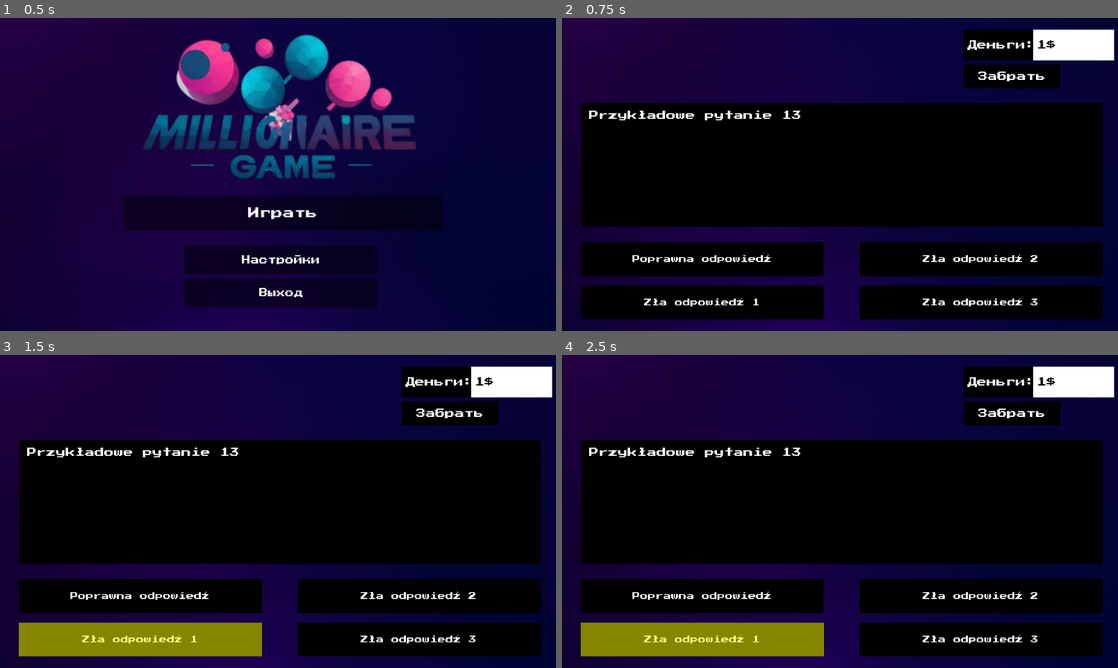
Above: before the commit, frames 1-4 (two rows, left to right).
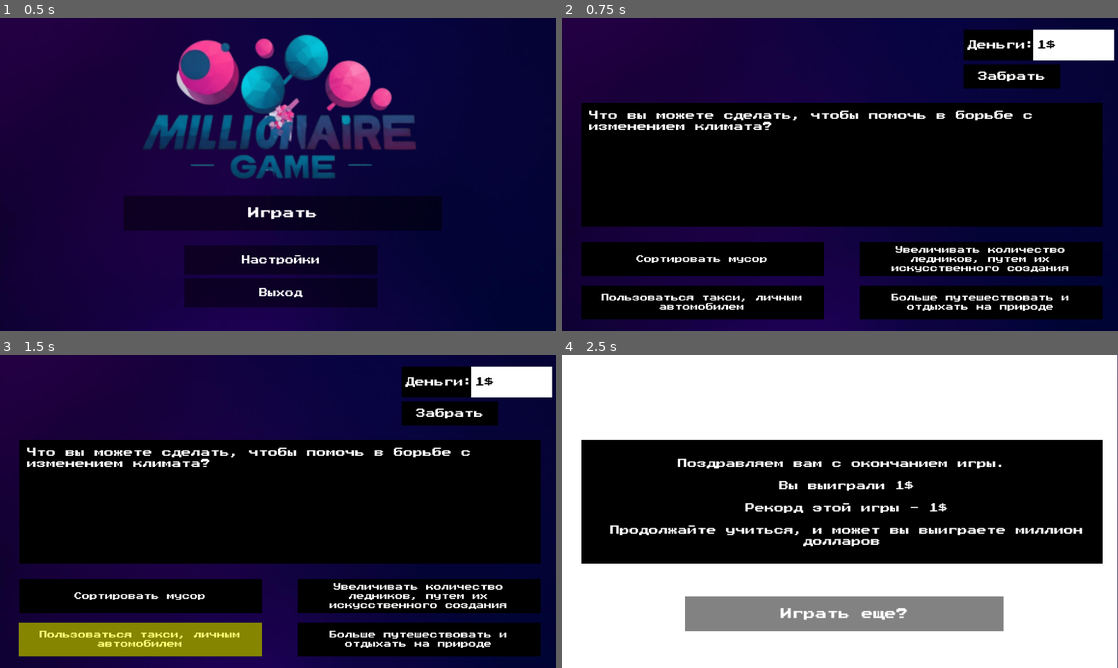
Above: after the commit, the same moments.

Repository: Tim00ff/wwtbam
Game: Godot game, scene res://game/start.tscn
Same seed, same stepped clock (60 frames per second), same inputs: the game is played once before the commit and once after it. The engine's default icon, where the game draws it, is replaced by a stand-in: a white triangle on a blue panel in a dark square. Sound files missing from this copy of the repository are replaced by a short silence.
Inputs:
- Up to frame 1 (0.5 s): no input
- Up to frame 2 (0.75 s): click "Играть" at 0.5 s
- Up to frame 3 (1.5 s): click "Zła odpowiedź 1" (after the commit: "Пользоваться такси, личным ав…") at 1.25 s
- Up to frame 4 (2.5 s): click "Забрать" at 2 s

Frame 1 is identical in both runs. In frame 2, 4.0% of the frame differs, in the area x 4-92%, y 29-94%; in frame 3, 4.0%; in frame 4, 64%, in the area x 0-100%, y 0-100%.

Commit message:
Добавил логику конца игры. Вопросы

Diff:
--- a/game/wwtbam.tscn
+++ b/game/wwtbam.tscn
@@ -12,8 +12,8 @@
 [ext_resource type="AudioStream" uid="uid://dy3gnncccb0qc" path="res://audio/khsm_q1-5-wrong.mp3" id="7_qbd1y"]
 [ext_resource type="Script" path="res://scripts/wwtbam/amount.gd" id="7_u7661"]
 [ext_resource type="AudioStream" uid="uid://d28oxupbvoee5" path="res://audio/khsm_q1-5-correct-o.mp3" id="8_4xnfv"]
-[ext_resource type="Texture2D" uid="uid://dca40k26ykqd6" path="res://icon.svg" id="12_drsow"]
 [ext_resource type="Texture2D" uid="uid://bpdvigeyf3o5c" path="res://fon.png" id="13_tfo2d"]
+[ext_resource type="Script" path="res://scripts/start/start.gd" id="14_7hduf"]
 
 [sub_resource type="Animation" id="Animation_1am8d"]
 length = 0.001
@@ -104,6 +104,8 @@
 
 [node name="Camera2D" type="Camera2D" parent="."]
 anchor_mode = 0
+position_smoothing_enabled = true
+position_smoothing_speed = 20.0
 script = ExtResource("2_rm4fw")
 
 [node name="sounds" type="Node" parent="."]
@@ -239,10 +241,6 @@
 vertical_alignment = 1
 autowrap_mode = 3
 metadata/_edit_lock_ = true
-
-[node name="Icon" type="Sprite2D" parent="Answers"]
-position = Vector2(-255, 945)
-texture = ExtResource("12_drsow")
 
 [node name="Question" type="Node2D" parent="."]
 
@@ -341,8 +339,69 @@
 polygon = PackedVector2Array(-1750.14, -257.533, -1750.14, 1470.08, 1615.51, 1480.81, 1624, -280)
 metadata/_edit_lock_ = true
 
+[node name="endgame" type="Node2D" parent="."]
+
+[node name="Temporary bg" type="Sprite2D" parent="endgame"]
+position = Vector2(-600, 324)
+scale = Vector2(115.2, 64.8)
+texture = ExtResource("6_s3mr8")
+metadata/_edit_lock_ = true
+
+[node name="start" type="TextureButton" parent="endgame"]
+self_modulate = Color(1, 1, 1, 0.490196)
+offset_left = -920.0
+offset_top = 500.0
+offset_right = -370.0
+offset_bottom = 560.0
+scale = Vector2(1.2, 1.2)
+size_flags_vertical = 3
+size_flags_stretch_ratio = 0.75
+action_mode = 0
+button_mask = 3
+texture_normal = ExtResource("4_hpwlj")
+texture_pressed = ExtResource("4_hpwlj")
+texture_hover = ExtResource("4_hpwlj")
+texture_disabled = ExtResource("4_hpwlj")
+texture_focused = ExtResource("4_hpwlj")
+stretch_mode = 0
+script = ExtResource("14_7hduf")
+
+[node name="Label" type="Label" parent="endgame/start"]
+layout_mode = 0
+offset_right = 550.0
+offset_bottom = 60.0
+theme_override_fonts/font = ExtResource("5_hhv0y")
+theme_override_font_sizes/font_size = 20
+text = "Играть еще?"
+horizontal_alignment = 1
+vertical_alignment = 1
+
+[node name="end_screen" type="Node2D" parent="endgame"]
+position = Vector2(-1175, 0)
+
+[node name="Question_sprite" type="Sprite2D" parent="endgame/end_screen"]
+position = Vector2(580, 304)
+scale = Vector2(108, 25.6)
+texture = ExtResource("4_hpwlj")
+
+[node name="end_label" type="Label" parent="endgame/end_screen"]
+offset_left = 56.0
+offset_top = 192.0
+offset_right = 1104.0
+offset_bottom = 419.0
+theme_override_fonts/font = ExtResource("5_hhv0y")
+theme_override_font_sizes/font_size = 20
+text = "Поздравляем вам с окончанием игры.
+
+Вы выиграли {} Денег"
+horizontal_alignment = 1
+vertical_alignment = 1
+autowrap_mode = 3
+
 [connection signal="finished" from="sounds/startup sound" to="sounds/background sound" method="_on_startup_sound_finished"]
 [connection signal="button_up" from="Answers/option1" to="." method="_on_option_1_button_up"]
 [connection signal="button_up" from="Answers/option2" to="." method="_on_option_2_button_up"]
 [connection signal="button_up" from="Answers/option3" to="." method="_on_option_3_button_up"]
 [connection signal="button_up" from="Answers/option4" to="." method="_on_option_4_button_up"]
+[connection signal="button_up" from="Money/take money" to="." method="_on_take_money_button_up"]
+[connection signal="button_up" from="endgame/start" to="endgame/start" method="_on_button_up"]
--- a/scripts/wwtbam/main_game.gd
+++ b/scripts/wwtbam/main_game.gd
@@ -2,6 +2,9 @@
 var questions = 0
 var answers_arr
 var correct_answer
+
+var record
+
 
 func _ready() -> void:
 	questions = load_questions("res://questions/questions.txt")
@@ -98,7 +101,9 @@
 		get_node('Answers/White').self_modulate = '#AF1B3Fa2'
 		get_node('sounds/wrong').playing = true
 		await get_tree().create_timer(1.5).timeout
-	reset()
+		get_node("Money/amount").money = on_death_money(get_node("Money/amount").money) / 2 # Делим на 2, потому что метод update money умножает на 2.
+		get_node("Money/amount").update_money()
+		end_game()
 
 func reset():
 	get_node('Answers/White').position = Vector2(0, -10000)
@@ -117,3 +122,43 @@
 		get_node("Answers/option2").disabled = false
 		get_node("Answers/option3").disabled = false
 		get_node("Answers/option4").disabled = false
+
+
+func _on_take_money_button_up() -> void:
+	end_game()
+
+
+func on_death_money(current_money):
+	var var_for_money = current_money
+	var table = [0, 8, 32, 256, 1024, 16000, 150000, 1000000]
+	var i = table.size() - 1
+	while (current_money < table[i]):
+		i-=1
+		var_for_money = table[i]
+	return var_for_money
+
+
+
+func end_game():
+	get_node("Camera2D").position.x += -1175
+	get_node("endgame/end_screen/end_label").text = "Поздравляем вам с окончанием игры. \n \n Вы выиграли " + str(get_node("Money/amount").money) + "$ \n \n Рекорд этой игры - " + str(max_score_check(get_node("Money/amount").money)) + "$" + "\n \n Продолжайте учиться, и может вы выиграете миллион долларов"
+	get_node("Money/amount").money = 1
+
+func max_score_check(score):
+	var file
+	#Создаем файл если его нет
+	if not FileAccess.file_exists("user://save_score.dat"):
+		file = FileAccess.open("user://save_score.dat", FileAccess.WRITE)
+		file.store_string("0")
+		file.close()
+	#Читаем
+	file = FileAccess.open("user://save_score.dat", FileAccess.READ)
+	var content = int(file.get_as_text())
+	file.close()
+	#если побили рекорд - перезаписываем
+	if score > content:
+		file = FileAccess.open("user://save_score.dat", FileAccess.WRITE)
+		file.store_string(str(score))
+		file.close()
+		return score
+	return content
Not shown, changed: questions/questions.txt
